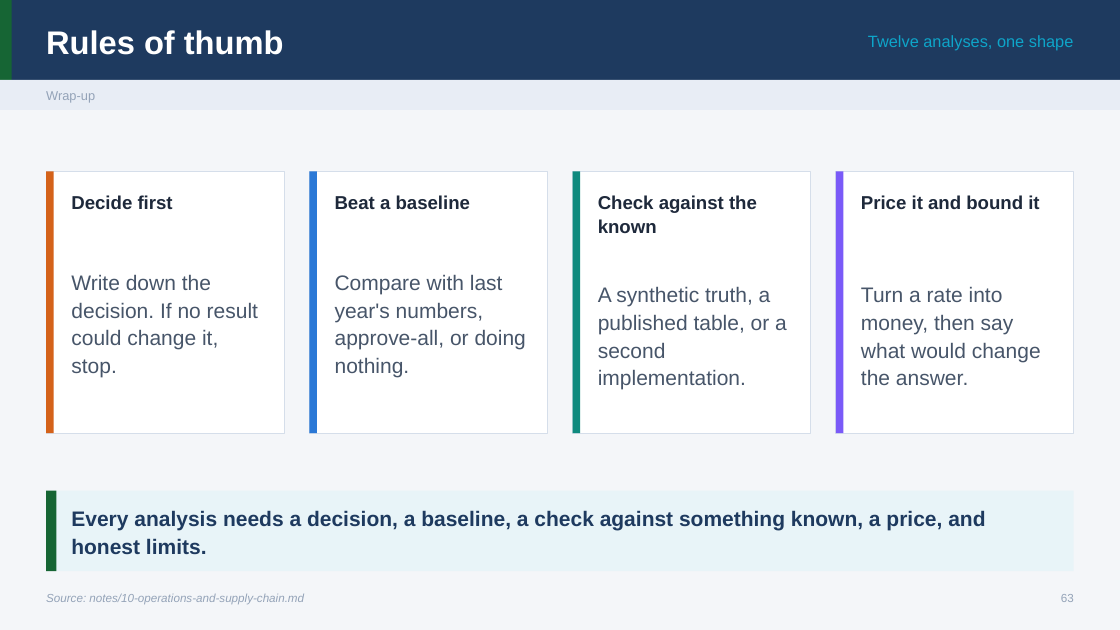
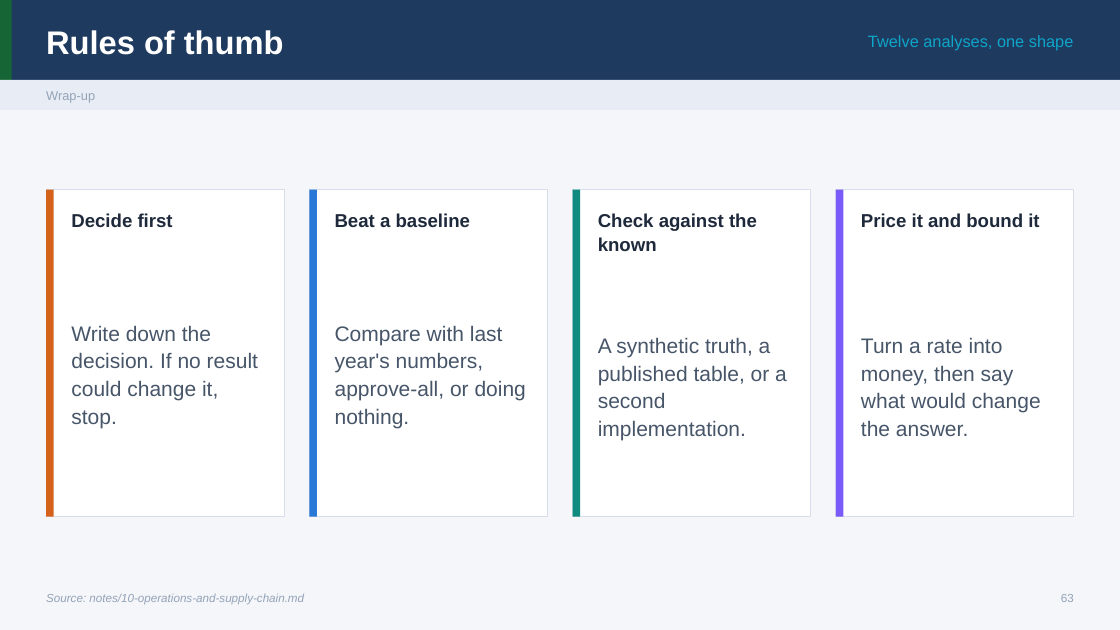
Before and after one commit to ramseywise/learn-ai-engineering, a slide deck: slide 63 of data-analytics/06-applied-analyses/slides/applied-analyses.pptx. Drawn at 1120x630 pixels with LibreOffice and Linux fonts; fonts in the diff are those of the drawing. Boxes give left, top, right and bottom in pixels: in the first picture for what was removed or moved away, otherwise in the second. Text is boxed around its words. In the diff, an @@ line names an element or a change of style, - is before the commit and + after.

```diff
--- a/data-analytics/06-applied-analyses/slides/applied-analyses.pptx
+++ b/data-analytics/06-applied-analyses/slides/applied-analyses.pptx
@@ rectangle: place and size @@
-rectangle at box(46, 171, 284, 434)
+rectangle at box(46, 190, 284, 517)
@@ rectangle: place and size @@
-rectangle at box(46, 171, 54, 434)
+rectangle at box(46, 190, 54, 517)
@@ rectangle: place and size @@
-rectangle at box(309, 171, 547, 434)
+rectangle at box(309, 190, 547, 517)
@@ rectangle: place and size @@
-rectangle at box(309, 171, 317, 434)
+rectangle at box(309, 190, 317, 517)
@@ rectangle: place and size @@
-rectangle at box(573, 171, 811, 434)
+rectangle at box(573, 190, 811, 517)
@@ rectangle: place and size @@
-rectangle at box(573, 171, 581, 434)
+rectangle at box(573, 190, 581, 517)
@@ rectangle: place and size @@
-rectangle at box(836, 171, 1074, 434)
+rectangle at box(836, 190, 1074, 517)
@@ rectangle: place and size @@
-rectangle at box(836, 171, 844, 434)
+rectangle at box(836, 190, 844, 517)
@@ 4 texts: place and size @@
-4 texts at box(71, 195, 1039, 233)
+4 texts at box(71, 213, 1039, 251)
@@ text "Write down the decision. If ...": place and size @@
-text "Write down the decision. If ..." at box(71, 274, 258, 377)
+text "Write down the decision. If ..." at box(71, 325, 258, 428)
@@ text "Compare with last year's numbers, ...": place and size @@
-text "Compare with last year's numbers, ..." at box(335, 274, 526, 377)
+text "Compare with last year's numbers, ..." at box(335, 325, 526, 428)
@@ text "A synthetic truth, a published ...": place and size @@
-text "A synthetic truth, a published ..." at box(598, 286, 787, 390)
+text "A synthetic truth, a published ..." at box(598, 337, 787, 441)
@@ text "Turn a rate into money, ...": place and size @@
-text "Turn a rate into money, ..." at box(861, 286, 1041, 385)
+text "Turn a rate into money, ..." at box(861, 337, 1041, 436)
@@ rectangle removed at box(46, 491, 1074, 571) @@
@@ rectangle removed at box(46, 491, 56, 571) @@
@@ text removed at box(71, 510, 985, 554) @@
-Every analysis needs a decision, a baseline, a check against something known, a price, and honest limits.
```
Also in this commit, not shown: 7 other slides changed, 36 other files.
